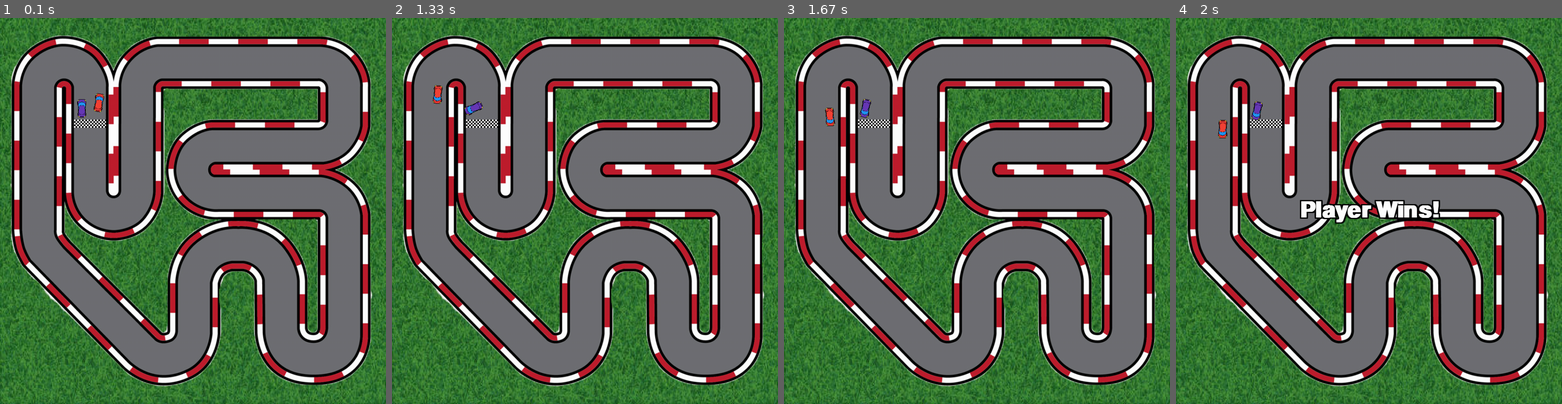
Above: before the commit, frames 1-4 (left to right).
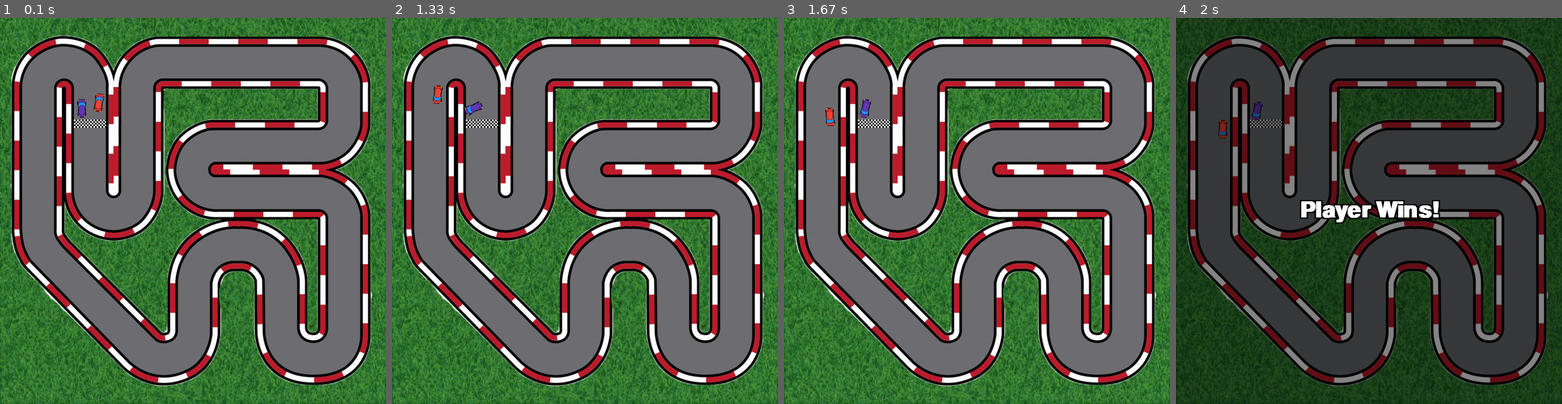
Above: after the commit, the same moments.

Repository: AmirmasoudCS/Pygame-Course
Game: pygame game, started from project_04/main.py
The game is run twice, just before and just after one commit, with the same random seed, the same clock (stepped at 60 frames per second) and the same inputs.
Inputs:
- Up to frame 1 (0.1 s): no input
- Up to frame 2 (1.33 s): hold A 0.33-0.87 s; hold A from 1.23 s (still down)
- Up to frame 3 (1.67 s): release A at 1.63 s
- Up to frame 4 (2 s): hold W from 1.67 s (still down)

Frames 1-3 are identical in both runs. In frame 4, 89% of the frame differs, in the area x 0-100%, y 0-100%.

Commit message:
Casting a dark overlay on top of the game window when a race finished

Diff:
--- a/project_04/main.py
+++ b/project_04/main.py
@@ -60,7 +60,8 @@
     (BORDER, BORDER_RECT)
 ]
 
-
+DARK_OVERLAY = pygame.Surface((WIDTH, HEIGHT), pygame.SRCALPHA)
+DARK_OVERLAY.fill((0, 0, 0, 120))
 class AbstractCar:
     IMG = RED_CAR
 
@@ -233,6 +234,8 @@
     computer_car.draw(window)
 
     if race_finished:
+
+        window.blit(DARK_OVERLAY, (0, 0))
         font = pygame.font.Font(None, 80)
         font.set_bold(True)
 
